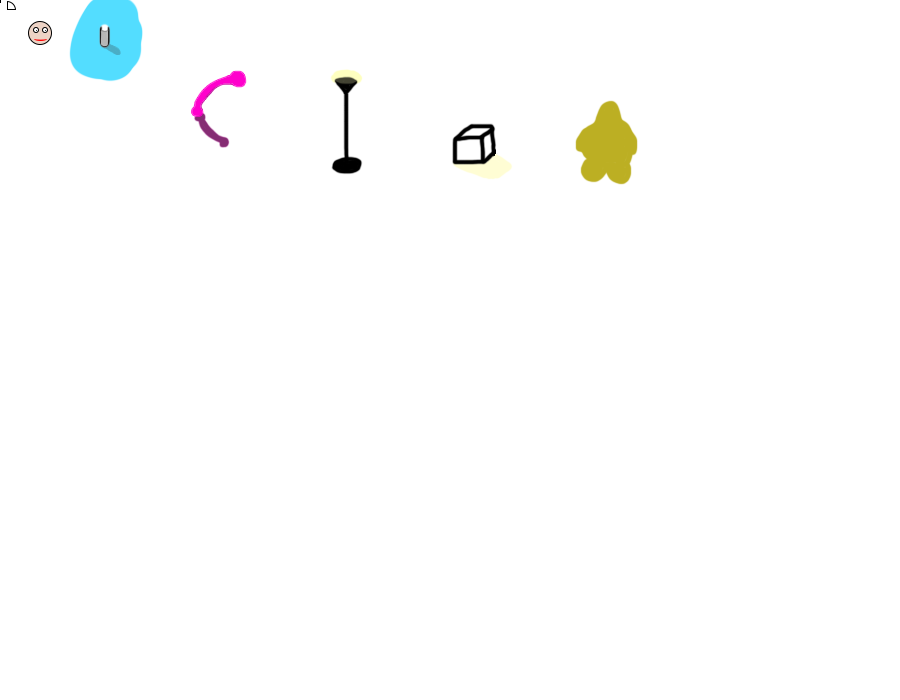
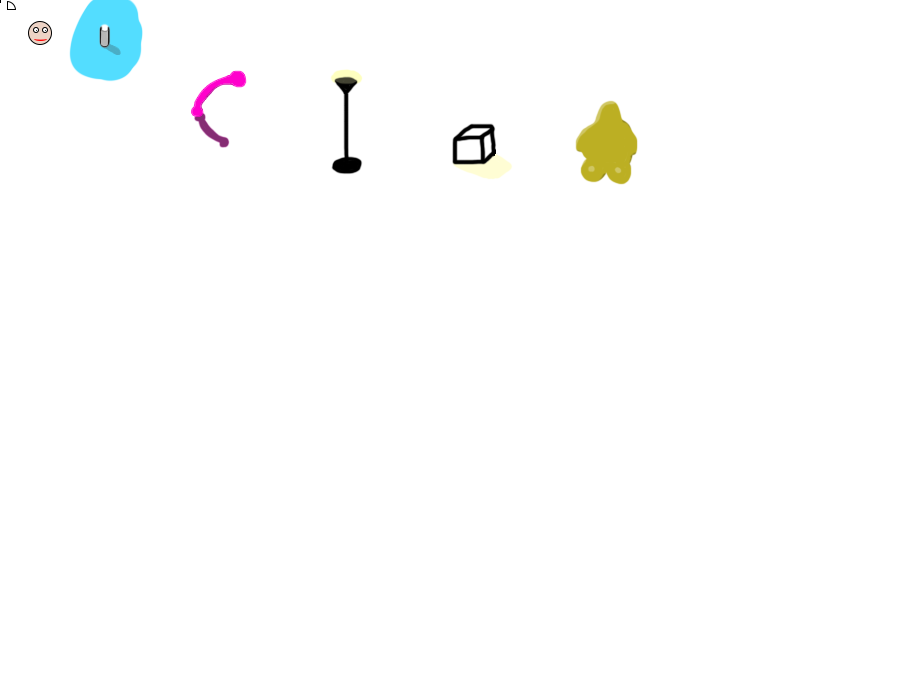
Two versions of the same layered image (900x700). Layer-by-layer changes:
added layer "Layer 17" (29%) above "Layer 16" over [left=576, top=118, right=637, bottom=182]
"Layer 16": opacity 100% → 29%, painted on it over [left=575, top=100, right=637, bottom=182]
showed "Layer 15" over [left=575, top=100, right=637, bottom=182]
